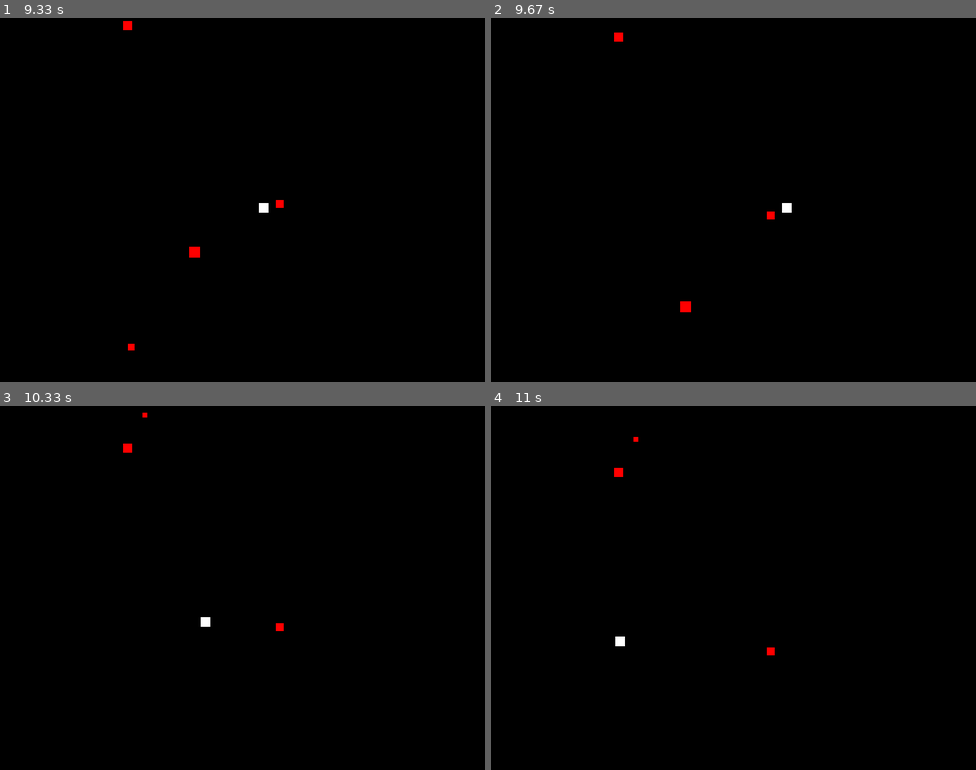
Above: before the commit, frames 1-4 (two rows, left to right).
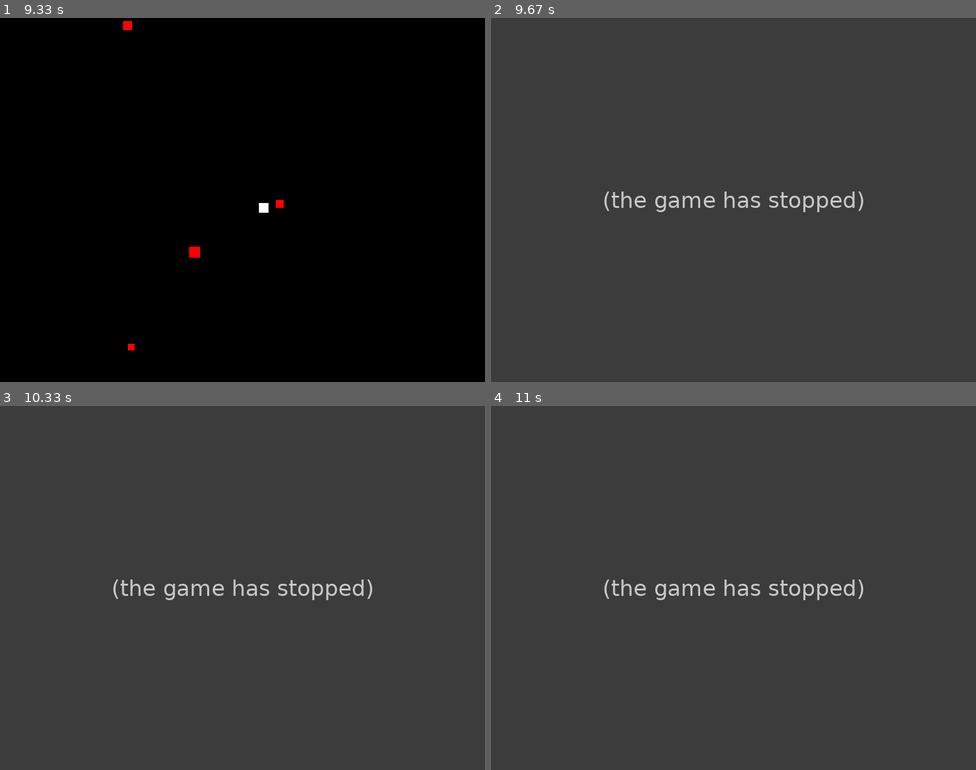
Above: after the commit, the same moments.

Repository: EklavyaM/PygameBeginnerProjects
Game: pygame game, started from Dodger/game.py
The game is run twice, just before and just after one commit, with the same random seed, the same clock (stepped at 60 frames per second) and the same inputs.
Inputs:
- Up to frame 1 (9.33 s): hold Left 0.33-0.87 s; hold Down 0.9-1.2 s; hold Left 1.23-1.63 s; hold Up 1.67-2.03 s; hold Right 2.07-2.7 s; hold Down 2.73-3.1 s; hold Left 3.13-3.6 s; hold Right 3.63-4.1 s; hold Up 4.13-4.43 s; hold Right 4.47-4.93 s; hold Left 4.97-5.5 s; hold Down 5.53-5.83 s; hold Left 5.87-6.27 s; hold Up 6.3-6.67 s; hold Right 6.7-7.33 s; hold Down 7.37-7.73 s; hold Left 7.77-8.23 s; hold Right 8.27-8.73 s; hold Up 8.77-9.07 s; hold Right from 9.1 s (still down)
- Up to frame 2 (9.67 s): release Right at 9.57 s; hold Left from 9.6 s (still down)
- Up to frame 3 (10.33 s): release Left at 10.13 s; hold Down from 10.17 s (still down)
- Up to frame 4 (11 s): release Down at 10.47 s; hold Left 10.5-10.9 s; hold Up from 10.93 s (still down)

Frame 1 is identical in both runs. In frame 2, 100% of the frame differs, in the area x 0-100%, y 0-100%; in frame 3, 100%; in frame 4, 100%.
After the commit the program exited at 9.4 s; later frames show no game.

Commit message:
Added comments

Diff:
--- a/Dodger/game.py
+++ b/Dodger/game.py
@@ -8,6 +8,10 @@
 class AssholeSpawner:
 
     def __init__(self, l_player):
+
+        # ==================== AssholeSpawner Constructor ==========================================================
+        # ==================== Needs a player instance for collision detection =====================================
+
         self.assholes = []
         self.thread_spawner = Thread(target=self.__spawn)
         self.temp_pos_x = 0
@@ -16,31 +20,56 @@
 
         self.player = l_player
 
+        # ==================== Starting Spawning Thread ============================================================
+
         self.thread_spawner.start()
 
     def __spawn(self):
-        while game_running:
-            self.temp_pos_x = randint(0, screen_dimensions[0])
+
+        # ==================== Spawn function called by thread_spawner =============================================
+        # ==================== Uses random values for x-position, velocity and size of an asshole ==================
+        # ==================== After Spawning takes a break for few seconds ========================================
+
+        while g_game_running:
+            self.temp_pos_x = randint(0, g_screen_dimensions[0])
             self.temp_vel = randint(1, 5)
             self.temp_size_x = self.temp_size_y = randint(8, 20)
             self.assholes.append(AssholeSpawner.Asshole(self.temp_pos_x, -self.temp_size_y, self.temp_vel,
                                                         self.temp_size_x, self.temp_size_y))
-            sleep(1)
+            sleep(0.7)
 
     def move(self):
+
+        # ==================== Movement Logic for All Assholes ======================================================
+
         for asshole in self.assholes:
             asshole.move()
-            asshole.check_player_collision(self.player)
-            if asshole.pos_y > screen_dimensions[1]:
+
+            # ==================== Check if Asshole Collided with Player ==========================================
+
+            if asshole.check_player_collision(self.player):
+                global g_game_running
+                g_game_running = False
+
+            # ==================== Check if Asshole crossed the Boundary to Assguard ================================
+
+            if asshole.pos_y > g_screen_dimensions[1]:
                 self.assholes.remove(asshole)
 
     def draw(self, scr):
+
+        # ==================== Drawing all Assholes =================================================================
+
         for asshole in self.assholes:
             asshole.draw(scr)
 
+    # ==================== Inner Class Asshole for Spawner to create instances of ==================================
     class Asshole:
 
         def __init__(self, l_pos_x, l_pos_y, l_vel, l_size_x, l_size_y):
+
+            # ==================== Asshole Constructor ==========================================================
+
             self.pos_x = l_pos_x
             self.pos_y = l_pos_y
             self.velocity = l_vel
@@ -50,17 +79,29 @@
             self.hit_box = pygame.Rect(self.pos_x, self.pos_y, self.size_x, self.size_y)
 
         def move(self):
+
+            # ==================== Updating Asshole's Position  ==================================================
+            # ==================== Along with its hit box =======================================================
+
             self.pos_y = self.hit_box.top = self.pos_y + self.velocity
 
         def draw(self, scr):
+
+            # ==================== Drawing the Asshole ===========================================================
+
             pygame.draw.rect(scr, self.color, self.hit_box)
 
         def check_player_collision(self, l_player):
+
+            # ==================== Returns True if Asshole is colliding with the Player ===========================
+
             if self.hit_box.colliderect(l_player.hit_box):
-                print("collided")
+                return True
 
 
 class Player:
+
+    # ==================== Player Class Variables =================================================================
 
     SIZE_X = 16
     SIZE_Y = 16
@@ -71,6 +112,8 @@
 
     def __init__(self, l_pos_x, l_pos_y):
 
+        # ==================== Player Constructor =================================================================
+
         self.pos_x = l_pos_x
         self.pos_y = l_pos_y
         self.vel_x = 0
@@ -79,6 +122,8 @@
         self.color = pygame.Color("white")
 
     def move(self):
+
+        # ==================== Polling for Input =================================================================
 
         keys = pygame.key.get_pressed()
         dx, dy = 0, 0
@@ -92,7 +137,8 @@
         if keys[pygame.K_DOWN] or keys[pygame.K_s]:
             dy += 1
 
-        # max velocity check
+        # ==================== Accelerating Player till reaching Max Velocity =========================================
+
         updated_vel_x = self.vel_x + dx * Player.ACC
         updated_vel_y = self.vel_y + dy * Player.ACC
 
@@ -106,65 +152,105 @@
         else:
             self.vel_y = math.copysign(Player.MAX_VELOCITY, updated_vel_y)
 
-        # apply friction
+        # ==================== Applying Friction and =================================================================
+        # ==================== Stopping all motion when velocity is less than a certain value ========================
+        # ==================== which is Player.MIN_VELOCITY in this case =============================================
+
         if math.fabs(self.vel_x) > Player.MIN_VELOCITY or math.fabs(self.vel_y) > Player.MIN_VELOCITY:
             self.vel_x += -self.vel_x * Player.FRICTION
             self.vel_y += -self.vel_y * Player.FRICTION
         else:
             self.vel_x, self.vel_y = 0, 0
 
+        # ==================== Checking for Boundary =================================================================
+
         l_temp_pos_x = self.pos_x + self.vel_x
         l_temp_pos_y = self.pos_y + self.vel_y
 
-        if l_temp_pos_x > screen_dimensions[0] - Player.SIZE_X:
-            l_temp_pos_x = screen_dimensions[0] - Player.SIZE_X
+        if l_temp_pos_x > g_screen_dimensions[0] - Player.SIZE_X:
+            l_temp_pos_x = g_screen_dimensions[0] - Player.SIZE_X
         elif l_temp_pos_x < 0:
             l_temp_pos_x = 0
 
-        if l_temp_pos_y > screen_dimensions[1] - Player.SIZE_Y:
-            l_temp_pos_y = screen_dimensions[1] - Player.SIZE_Y
+        if l_temp_pos_y > g_screen_dimensions[1] - Player.SIZE_Y:
+            l_temp_pos_y = g_screen_dimensions[1] - Player.SIZE_Y
         elif l_temp_pos_y < 0:
             l_temp_pos_y = 0
 
+        # ==================== Updating Positions of both the Player and its Hit Box Rect ===========================
+
         self.pos_x = self.hit_box.left = l_temp_pos_x
         self.pos_y = self.hit_box.top = l_temp_pos_y
 
     def draw(self, scr):
+
+        # ==================== Drawing the Player =================================================================
+
         pygame.draw.rect(scr, self.color, self.hit_box)
 
 
+def render():
+
+    # ====================  All the Rendering Process  =============================================================
+
+    global g_screen, g_asshole_spawner
+
+    g_screen.fill(pygame.Color("black"))
+    g_asshole_spawner.draw(g_screen)
+    g_player.draw(g_screen)
+
+    pygame.display.flip()
+
+
+def logic():
+
+    # ====================  Input Included in Player.move()  =======================================================
+
+    global g_player, g_asshole_spawner
+
+    g_player.move()
+    g_asshole_spawner.move()
+
+
+def init():
+
+    # ====================  Global Initialization  =================================================================
+
+    global g_game_running, g_player, g_score, g_font, g_screen, g_asshole_spawner
+
+    pygame.init()
+
+    g_screen = pygame.display.set_mode(g_screen_dimensions)
+    pygame.display.set_caption(g_screen_title)
+
+    g_player = Player(g_screen_dimensions[0] // 2, g_screen_dimensions[1] // 2)
+    g_asshole_spawner = AssholeSpawner(g_player)
+
+
+def update_score(l_value):
+
+    # ====================  Pass Value to Update Score  =============================================================
+
+    global g_score
+    g_score += l_value
+
+
 def main():
 
-    global game_running, player
-
-    pygame.init()
-
-    screen = pygame.display.set_mode(screen_dimensions)
-    pygame.display.set_caption(screen_title)
-
-    player = Player(screen_dimensions[0]//2, screen_dimensions[1]//2)
-    asshole_spawner = AssholeSpawner(player)
-
-    while game_running:
+    # ====================  Main Loop  =================================================================
+
+    global g_game_running
+
+    init()
+
+    while g_game_running:
         for event in pygame.event.get():
             if event.type == pygame.QUIT:
-                game_running = False
-
-        # input and logic
-
-        player.move()
-        asshole_spawner.move()
-
-        # rendering
-
-        screen.fill(pygame.Color("black"))
-
-        asshole_spawner.draw(screen)
-        player.draw(screen)
-
-        pygame.display.flip()
-
-        # tick
+                g_game_running = False
+
+        logic()
+        render()
+        update_score(0.1)
         pygame.time.delay(17)
 
     pygame.quit()
@@ -173,9 +259,15 @@
 
 if __name__ == "__main__":
 
-    screen_dimensions = (800, 600)
-    screen_title = "Dodger"
-    game_running = True
-    player = None
+    # ====================  Global Declaration  =================================================================
+
+    g_screen_dimensions = (800, 600)
+    g_screen_title = "Dodger"
+    g_screen = None
+    g_game_running = True
+    g_player = None
+    g_asshole_spawner = None
+    g_score = 0
+    g_font = None
 
     main()
